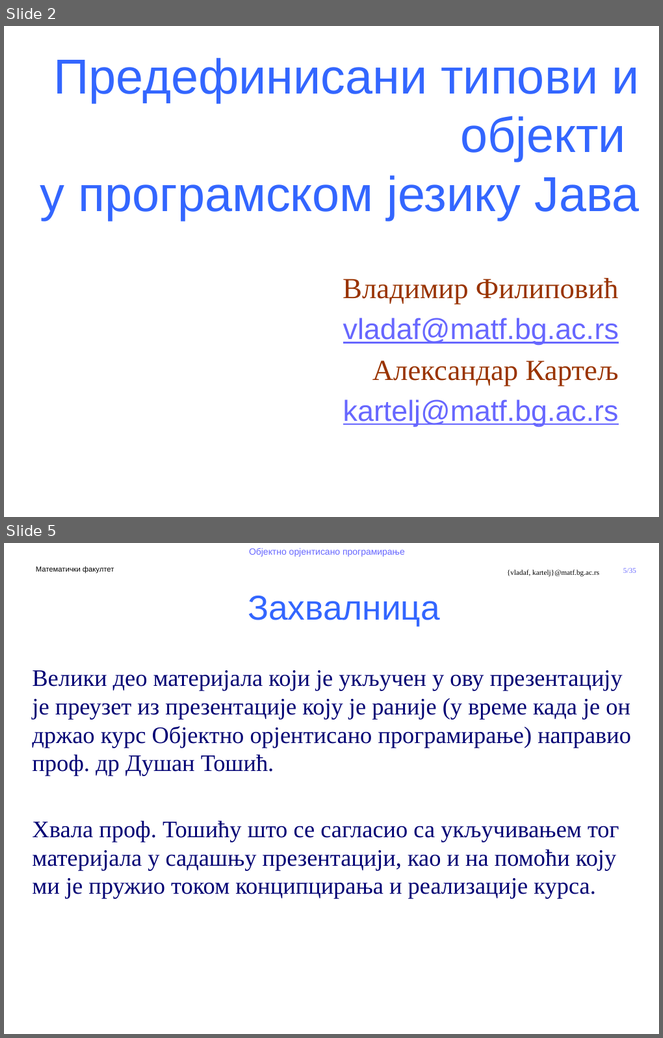
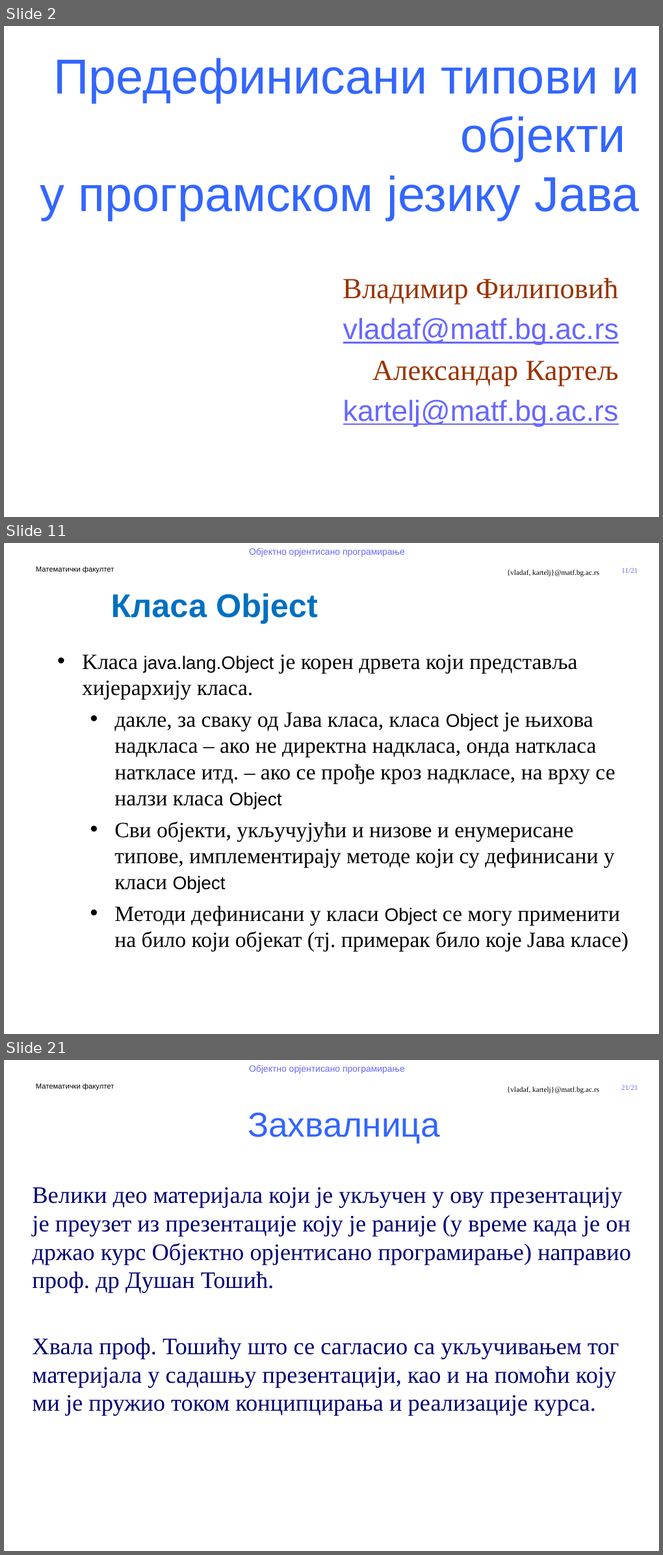
Before and after one commit to MatfOOP/OOP, a slide deck: predavanja/prezentacije/OOP07-1-Predefinisani tipovi u Javi.pptx. Shown one above the other, each under a label of ours: slides 2 and 5 before the commit, slides 2, 11 and 21 after it; the slides between them are not shown. The pictures are 663x1038 and 663x1555 pixels, drawn with LibreOffice and Linux fonts; fonts in the diff are those of the drawing; background and template pictures are left out. Boxes give left, top, right and bottom in pixels: in the first picture for what was removed or moved away, otherwise in the second. Text is boxed around its words. In the diff, an @@ line names an element or a change of style, - is before the commit and + after.

```diff
--- a/predavanja/prezentacije/OOP07-1-Predefinisani tipovi u Javi.pptx
+++ b/predavanja/prezentacije/OOP07-1-Predefinisani tipovi u Javi.pptx
@@ slide 11 added at box(4, 543, 659, 1034), background #FFFFFF; not listed: 5 template elements that a slide beside it also shows @@
@@ text added at box(111, 593, 318, 624), 36 pt, text #0070C0, bold @@
+Класа Object
@@ text added at box(82, 654, 629, 952), 24 pt, text #000000 @@
+• Kласа java.lang.Object је корен дрвета који представља хијерархију класа.
+  • дакле, за сваку од Јава класа, класа Object је њихова надкласа – ако не директна надкласа, онда наткласа наткласе итд. – ако се прође кроз надкласе, на врху се налзи класа Object
+  • Сви објекти, укључујући и низове и енумерисане типове, имплементирају методе који су дефинисани у класи Object
+  • Методи дефинисани у класи Object се могу применити на било који објекат (тј. примерак било које Јава класе)
@@ what was slide 5 is now slide 21 @@
@@ page number at box(622, 1085, 638, 1090): text changed @@
-5/35
+21/21
```
Also in this commit, not shown: 1 slide changed, 16 other slides added, 1 slide removed, 5 other files.
